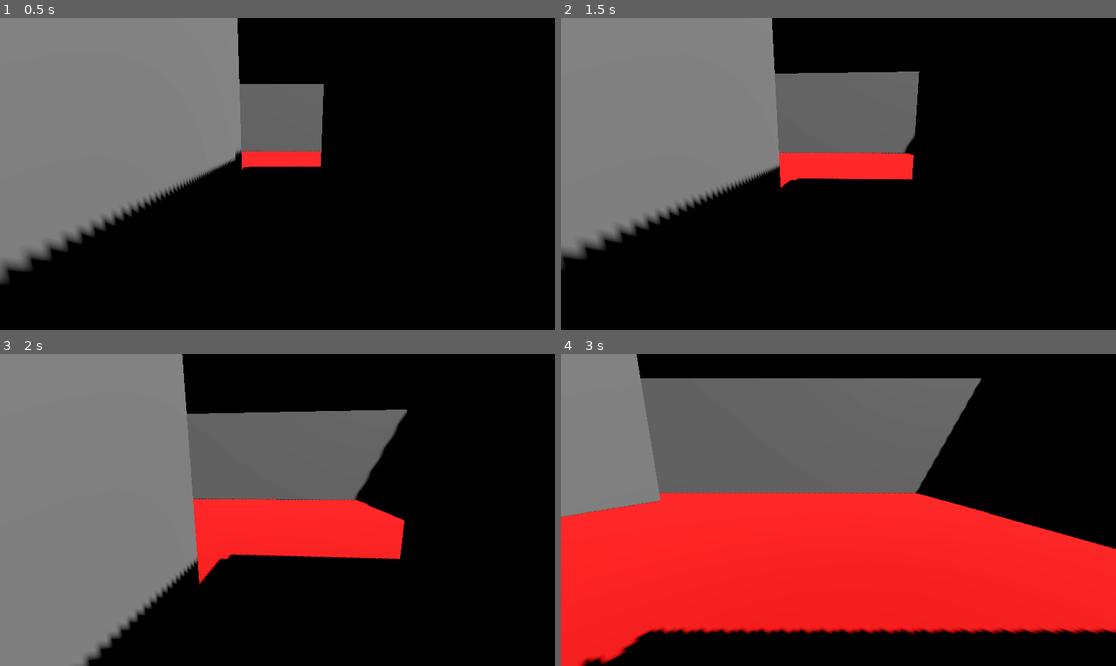
Above: before the commit, frames 1-4 (two rows, left to right).
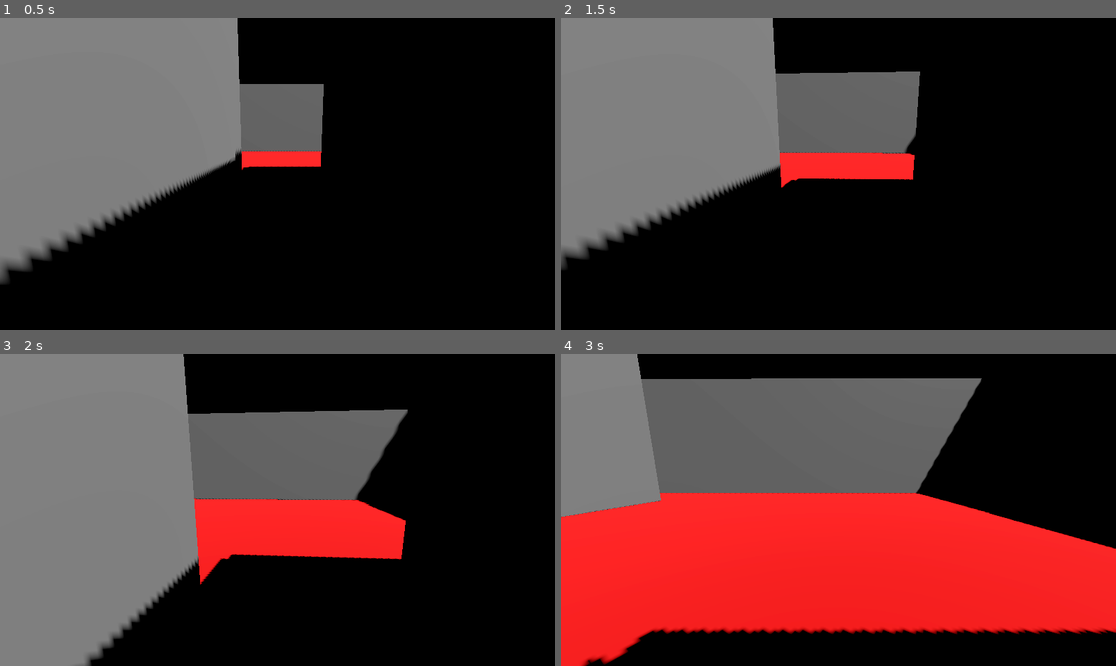
Above: after the commit, the same moments.

Repository: AnxietyTheOrk/GraveRobbery
Game: Godot game, scene res://Scenes/level_1.tscn
Two runs of this game, one before a commit and one after it. Both use one fixed random seed, a clock stepped at 60 frames per second and the inputs below.
Inputs (mouse positions are in pixels of both pictures, inside the frame that each line leads up to):
- Up to frame 1 (0.5 s): no input
- Up to frame 2 (1.5 s): tap Enter (ui_accept) at 0.5, 0.77 s; move the mouse to (866, 174) at 0.52 s; hold W (move_forward) from 0.53 s (still down); click (866, 174) at 0.67 s; move the mouse to (810, 174) at 1.27 s; click (810, 174) at 1.42 s
- Up to frame 3 (2 s): keep holding W (move_forward); tap Enter (ui_accept) at 1.52 s
- Up to frame 4 (3 s): keep holding W (move_forward); move the mouse to (849, 503) at 2.02 s; click (849, 503) at 2.17 s; move the mouse to (832, 516) at 2.77 s; click (832, 516) at 2.92 s

Frame 1 is identical in both runs. In frame 2, 0.4% of the frame differs, in the area x 0-65%, y 0-80%; in frame 3, 0.5%; in frame 4, 0.8%, in the area x 0-100%, y 0-100%.

Commit message:
Last Sync: 2025-09-24 07:18 (Mobile)

Diff:
--- a/grave-robbery/Scripts/camera_rig.gd
+++ b/grave-robbery/Scripts/camera_rig.gd
@@ -3,7 +3,6 @@
 @onready var camera: Camera3D = $Camera3D
 @export var turn_rate := 200.0
 @export var mouse_sensitivity := 0.07
-var mouse_input: Vector2 = Vector2()
 
 # Called when the node enters the scene tree for the first time.
 func _ready() -> void:
@@ -15,17 +14,16 @@
 	var look_input := Input.get_vector("view_right", "view_left", "view_down", "view_up")
 	look_input = turn_rate * look_input * delta
 
-	# Add mouse input and clear it immediately
-	look_input += mouse_input
-	mouse_input = Vector2.ZERO
-
 	rotation_degrees.x += look_input.y
 	rotation_degrees.y += look_input.x
 	rotation_degrees.x = clampf(rotation_degrees.x, -70, 50)
 
-func _input(event: InputEvent) -> void:
+func _unhandled_input(event: InputEvent) -> void:
 	if event is InputEventMouseMotion:
-		mouse_input += event.relative * -mouse_sensitivity
+		var mouse_delta = event.relative * -mouse_sensitivity
+		rotation_degrees.y += mouse_delta.x
+		rotation_degrees.x += mouse_delta.y
+		rotation_degrees.x = clampf(rotation_degrees.x, -70, 50)
 	elif event is InputEventKey and event.keycode == KEY_ESCAPE and event.pressed:
 		Input.mouse_mode = Input.MOUSE_MODE_VISIBLE
 	elif event is InputEventMouseButton and event.button_index == MOUSE_BUTTON_LEFT and Input.mouse_mode == Input.MOUSE_MODE_VISIBLE:
